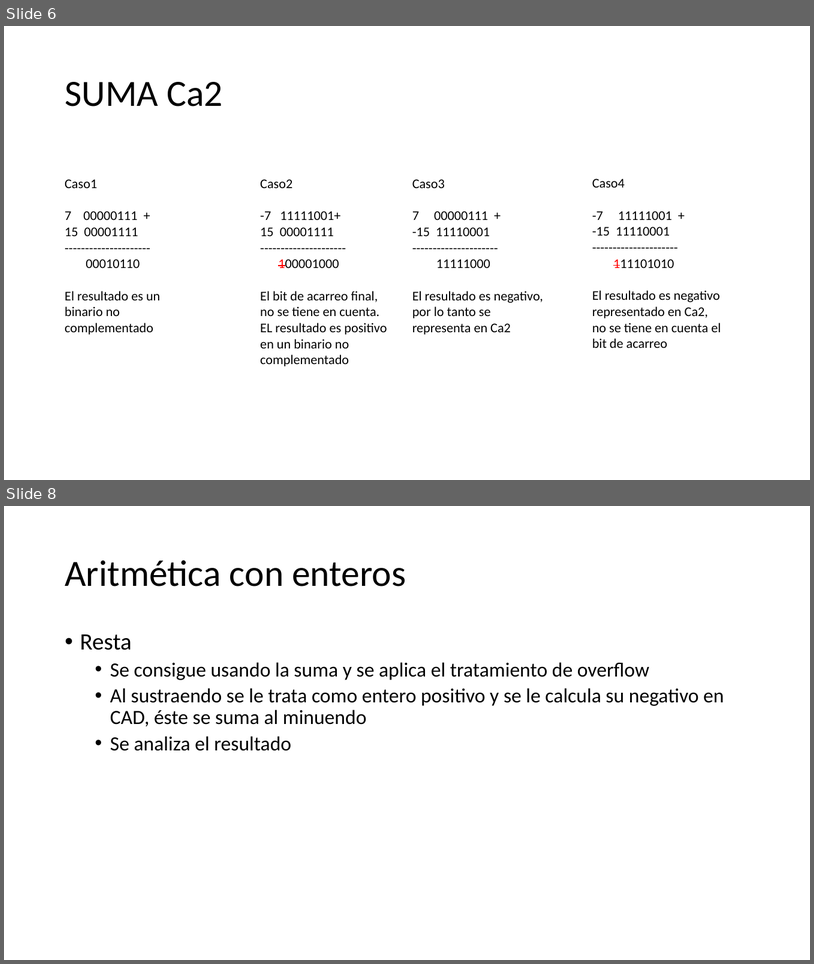
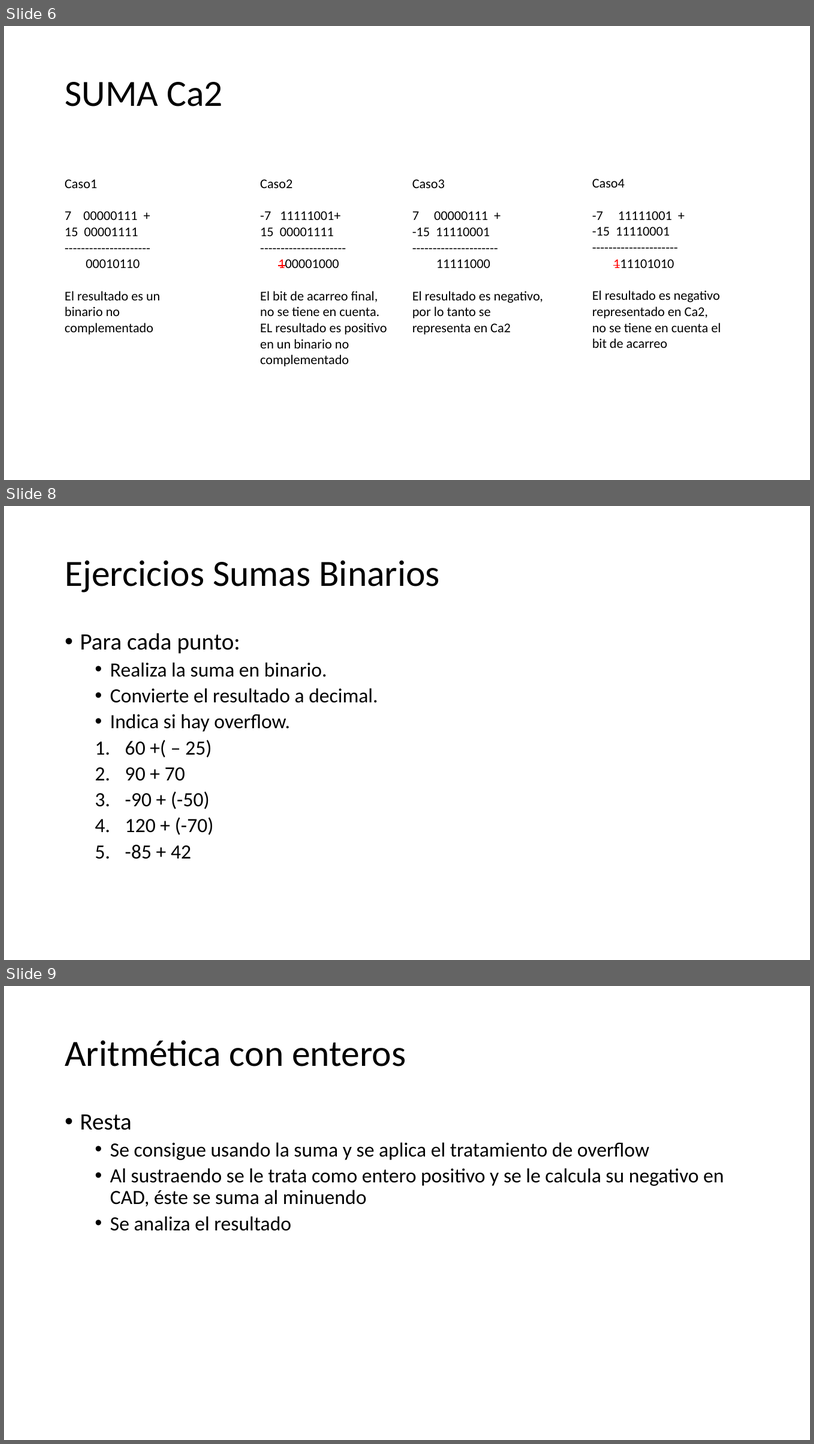
Before and after one commit to CesarLopez-Profe/Fundamentos_Programacion, a slide deck: Slides/3_Aritmetica_del_computador.pptx. Shown one above the other, each under a label of ours: slides 6 and 8 before the commit, slides 6, 8 and 9 after it; the slides between them are not shown. The pictures are 814x964 and 814x1444 pixels, drawn with LibreOffice and Linux fonts; fonts in the diff are those of the drawing; background and template pictures are left out. Boxes give left, top, right and bottom in pixels: in the first picture for what was removed or moved away, otherwise in the second. Text is boxed around its words. In the diff, an @@ line names an element or a change of style, - is before the commit and + after.

```diff
--- a/Slides/3_Aritmetica_del_computador.pptx
+++ b/Slides/3_Aritmetica_del_computador.pptx
@@ slide 8 added at (x1=4, y1=506, x2=810, y2=960), background picture (left out) @@
@@ title added at (x1=65, y1=560, x2=440, y2=592), 49.9 pt, text #000000 @@
+Ejercicios Sumas Binarios
@@ text added at (x1=80, y1=633, x2=378, y2=859), 27.2 pt, text #000000 @@
+• Para cada punto:
+  • Realiza la suma en binario.
+  • Convierte el resultado a decimal.
+  • Indica si hay overflow.
+  1. 60 +( – 25)
+  2. 90 + 70
+  3. -90 + (-50)
+  4. 120 + (-70)
+  5. -85 + 42
@@ what was slide 8 is now slide 9 @@
```
Also in this commit, not shown: 4 slides changed, 2 other files.
